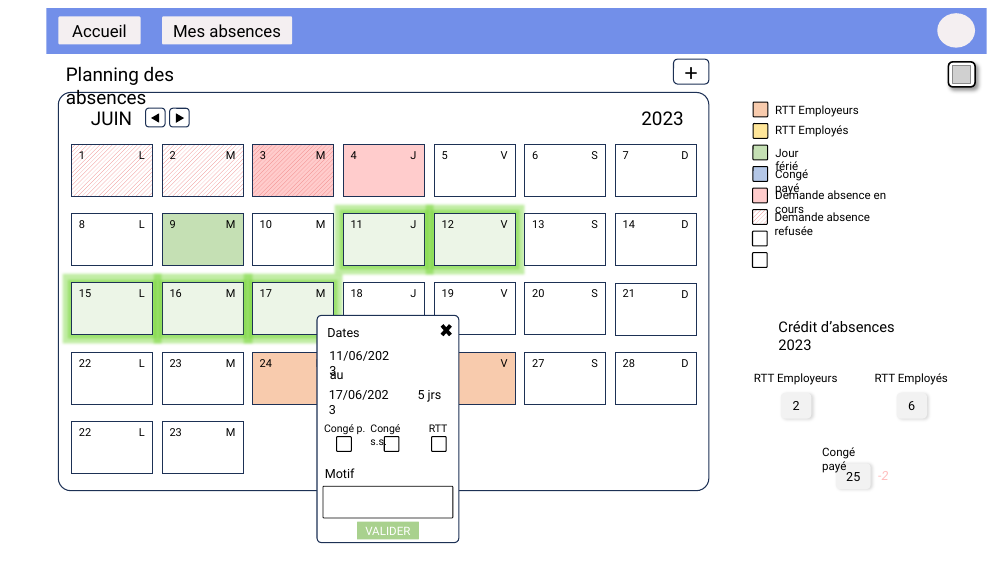
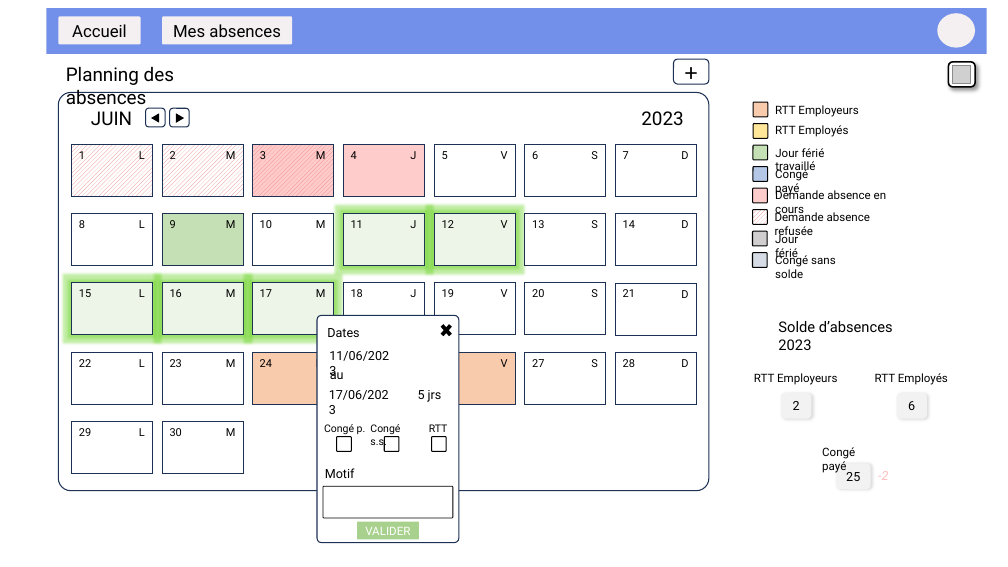
Before and after one commit to Diginamic-m03-Groupe4/gestion-des-absences, a slide deck: slide 3 of conception/maquettes.pptx. Drawn at 1008x567 pixels with LibreOffice and Linux fonts; fonts in the diff are those of the drawing; grey boxes stand for pictures; background and template pictures are left out. Boxes give left, top, right and bottom in pixels: in the first picture for what was removed or moved away, otherwise in the second. Text is boxed around its words. In the diff, an @@ line names an element or a change of style, - is before the commit and + after.

```diff
--- a/conception/maquettes.pptx
+++ b/conception/maquettes.pptx
@@ text added at (775, 148, 825, 174), 11 pt, text #000000 @@
+Jour férié travaillé
@@ rounded rectangle at (752, 231, 767, 247): fill #FFFFFF to #D0CECE @@
@@ text "Jour férié": place and size @@
-text "Jour férié" at (775, 149, 798, 174)
+text "Jour férié" at (775, 232, 798, 260)
@@ rounded rectangle at (752, 253, 767, 268): fill #FFFFFF to #D6DCE5 @@
@@ text added at (775, 254, 836, 278), 11 pt, text #000000 @@
+Congé sans solde
@@ text at (778, 321, 893, 350): text changed @@
-Crédit d’absences 2023
+Solde d’absences 2023
@@ text at (79, 428, 91, 436): text changed @@
-22
+29
@@ text at (170, 428, 182, 436): text changed @@
-23
+30
```
Also in this commit, not shown: 20 other slides changed, 1 slide added, 1 slide removed, 16 other files.
